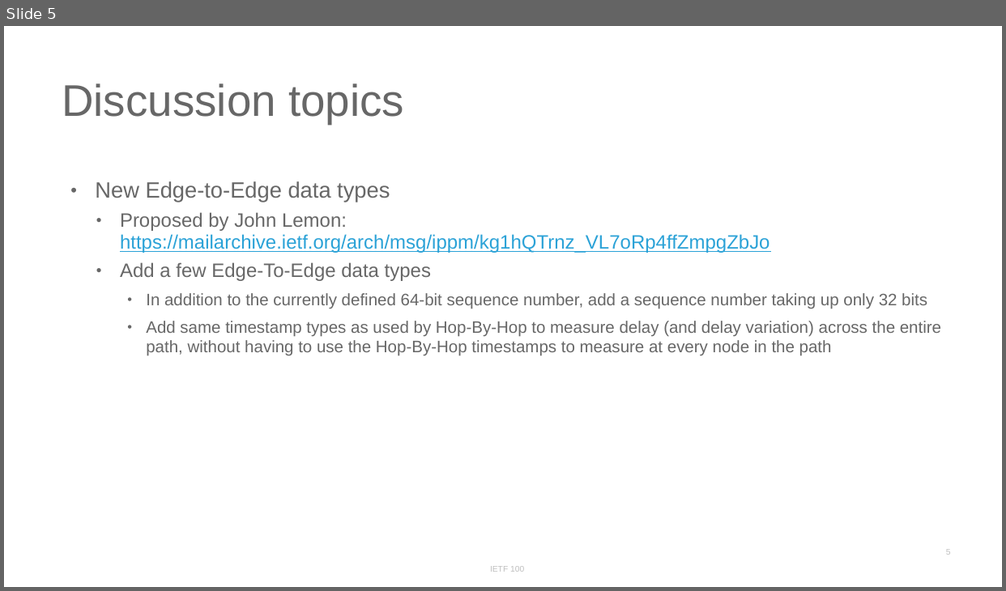
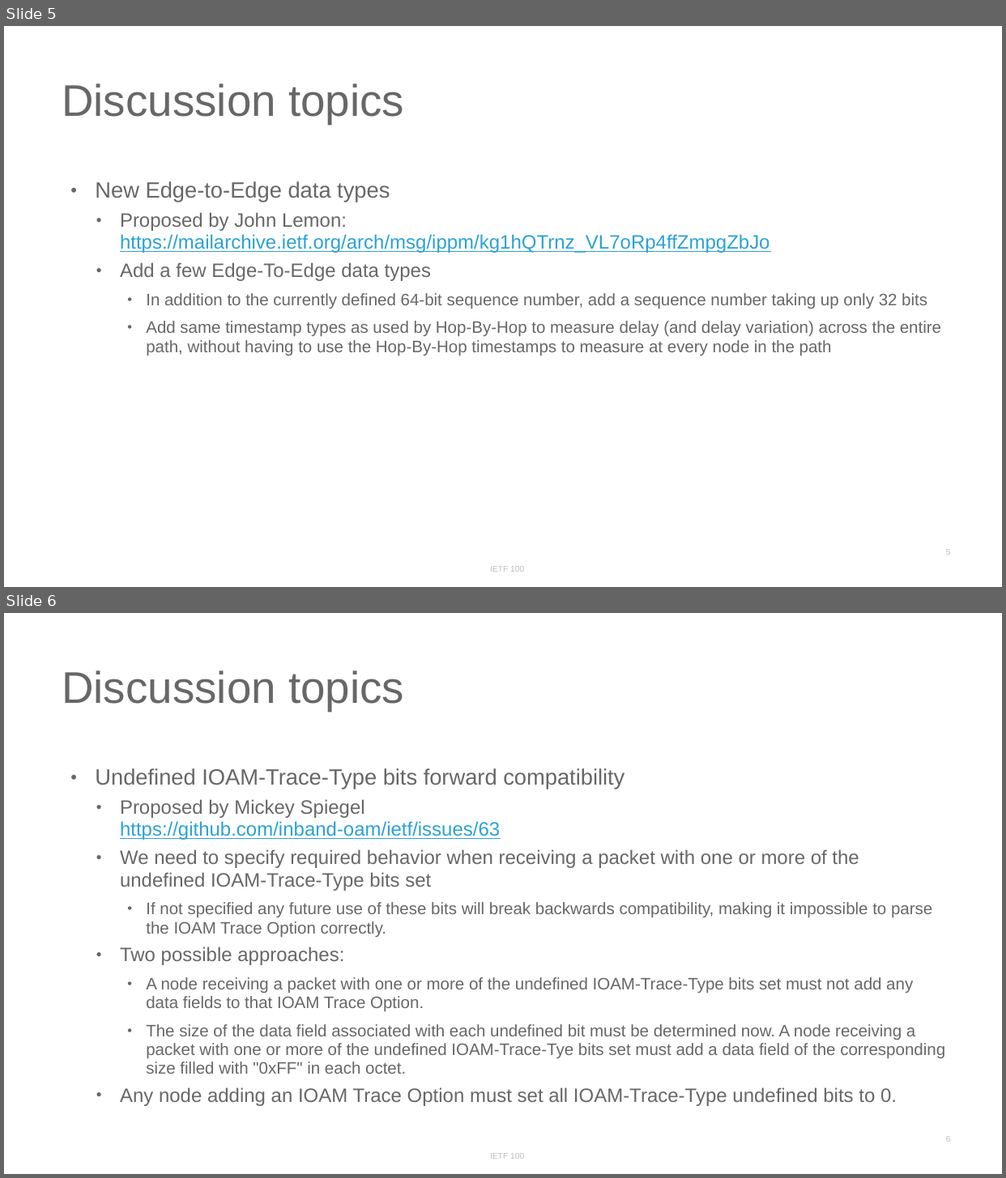
Before and after one commit to inband-oam/ietf, a slide deck: presentations/IETF100/IETF100-IPPM-IOAM.pptx. Shown one above the other, each under a label of ours: slide 5 before the commit, slides 5 and 6 after it. The pictures are 1006x591 and 1006x1178 pixels, drawn with LibreOffice and Linux fonts; fonts in the diff are those of the drawing. Boxes give left, top, right and bottom in pixels: in the first picture for what was removed or moved away, otherwise in the second. Text is boxed around its words. In the diff, an @@ line names an element or a change of style, - is before the commit and + after.

Commit message:
Clarify O-bit change and add undefined bits issue
Clarify what changed with regard to the transit delay O-bit
Add issue for undefined IOAM-Trace-Type bits, forward compatibility

```diff
--- a/presentations/IETF100/IETF100-IPPM-IOAM.pptx
+++ b/presentations/IETF100/IETF100-IPPM-IOAM.pptx
@@ slide 6 added at (4, 613, 1002, 1174), background #FFFFFF; not listed: 2 template elements that a slide beside it also shows @@
@@ title added at (62, 671, 404, 710), 32 pt, text #676767 @@
+Discussion topics
@@ text added at (95, 769, 945, 1106), 12 pt, text #676767 @@
+• Undefined IOAM-Trace-Type bits forward compatibility
+  • Proposed by Mickey Spiegel
+    https://github.com/inband-oam/ietf/issues/63
+  • We need to specify required behavior when receiving a packet with one or more of the undefined IOAM-Trace-Type bits set
+    • If not specified any future use of these bits will break backwards compatibility, making it impossible to parse the IOAM Trace Option correctly.
+  • Two possible approaches:
+    • A node receiving a packet with one or more of the undefined IOAM-Trace-Type bits set must not add any data fields to that IOAM Trace Option.
+    • The size of the data field associated with each undefined bit must be determined now. A node receiving a packet with one or more of the undefined IOAM-Trace-Tye bits set must add a data field of the corresponding size filled with "0xFF" in each octet.
+  • Any node adding an IOAM Trace Option must set all IOAM-Trace-Type undefined bits to 0.
```
Also in this commit, not shown: 1 slide changed.
